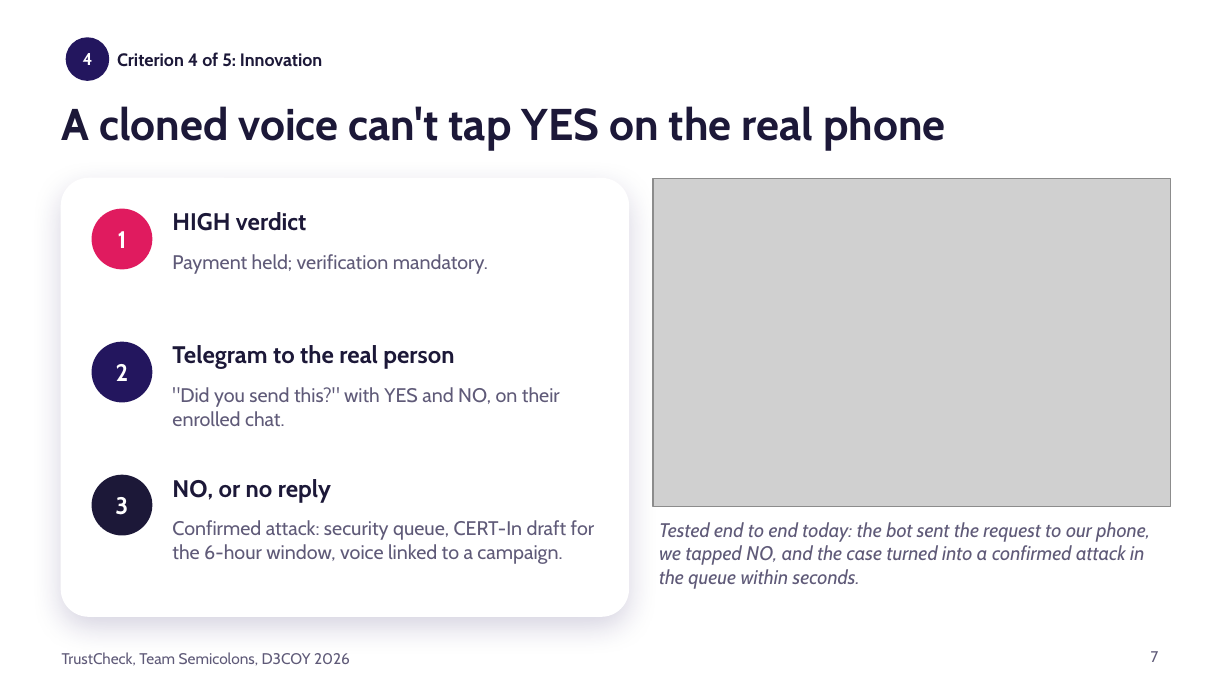
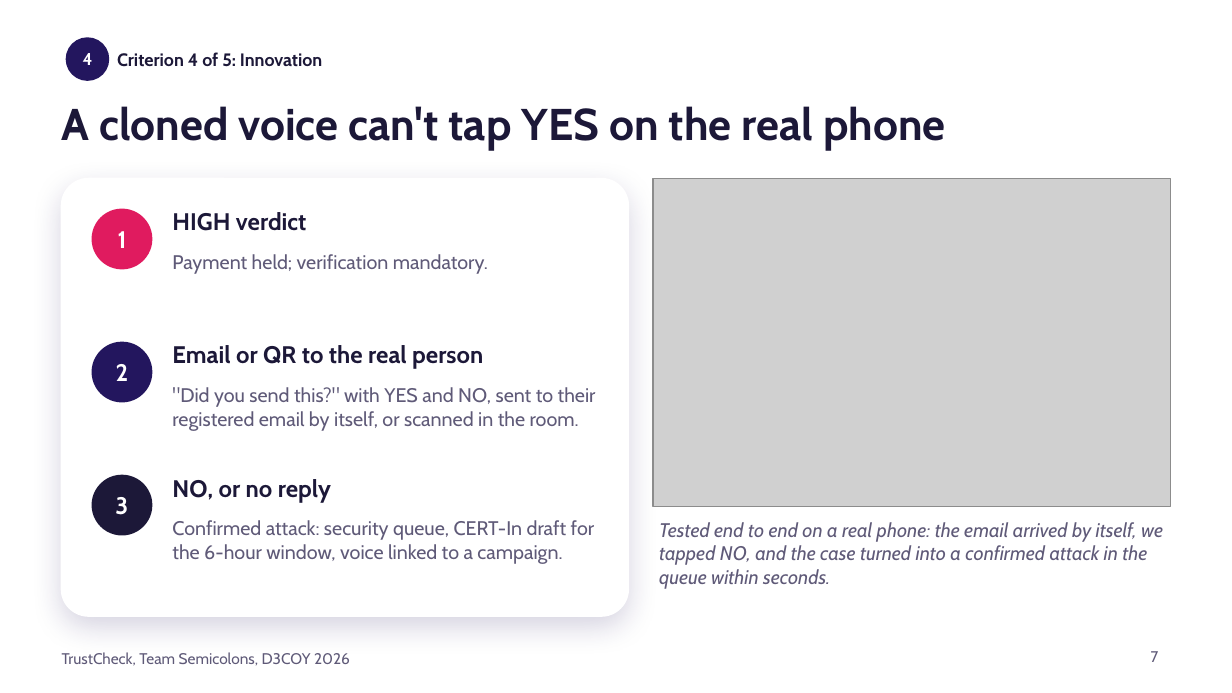
Before and after one commit to D3C0Y-1-0/Semicolons_D3C0Y_DhruvPatel, a slide deck: slide 7 of docs/TrustCheck_pitch.pptx. Drawn at 1232x693 pixels with LibreOffice and Linux fonts; fonts in the diff are those of the drawing; grey boxes stand for pictures; background and template pictures are left out. Boxes give left, top, right and bottom in pixels: in the first picture for what was removed or moved away, otherwise in the second. Text is boxed around its words. In the diff, an @@ line names an element or a change of style, - is before the commit and + after.

```diff
--- a/docs/TrustCheck_pitch.pptx
+++ b/docs/TrustCheck_pitch.pptx
@@ text at [172, 345, 483, 369]: text changed @@
-Telegram to the real person
+Email or QR to the real person
@@ text at [172, 387, 596, 431]: text changed @@
-"Did you send this?" with YES and NO, on their enrolled chat.
+"Did you send this?" with YES and NO, sent to their registered email by itself, or scanned in the room.
@@ text at [659, 522, 1163, 589]: text changed @@
-Tested end to end today: the bot sent the request to our phone, we tapped NO, and the case turned into a confirmed attack in the queue within seconds.
+Tested end to end on a real phone: the email arrived by itself, we tapped NO, and the case turned into a confirmed attack in the queue within seconds.
```
Also in this commit, not shown: 4 other slides changed, 5 other files.
